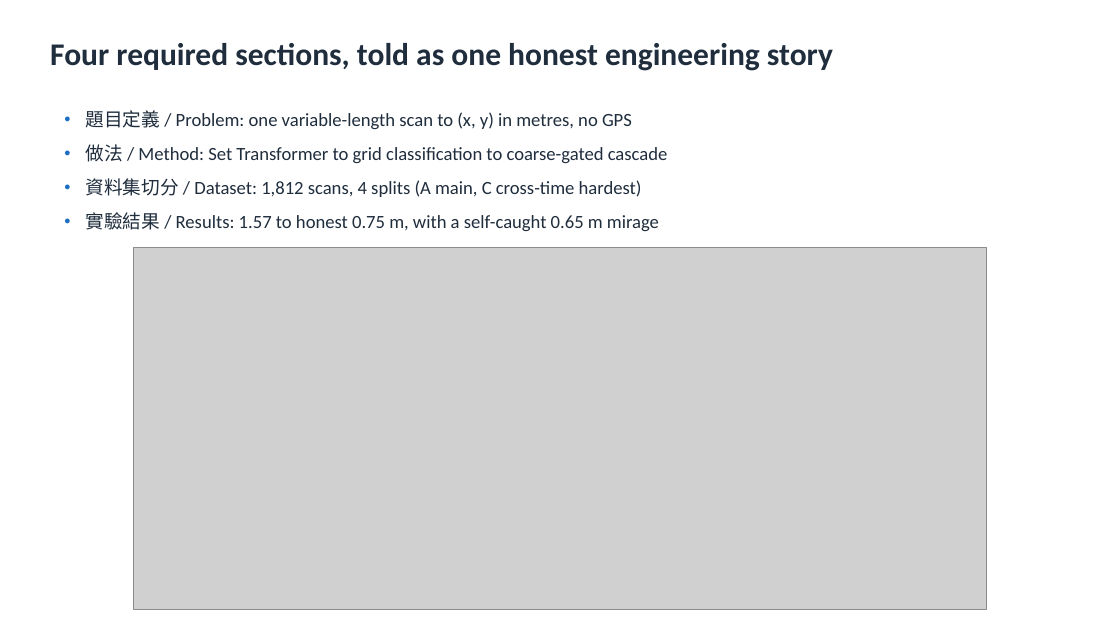
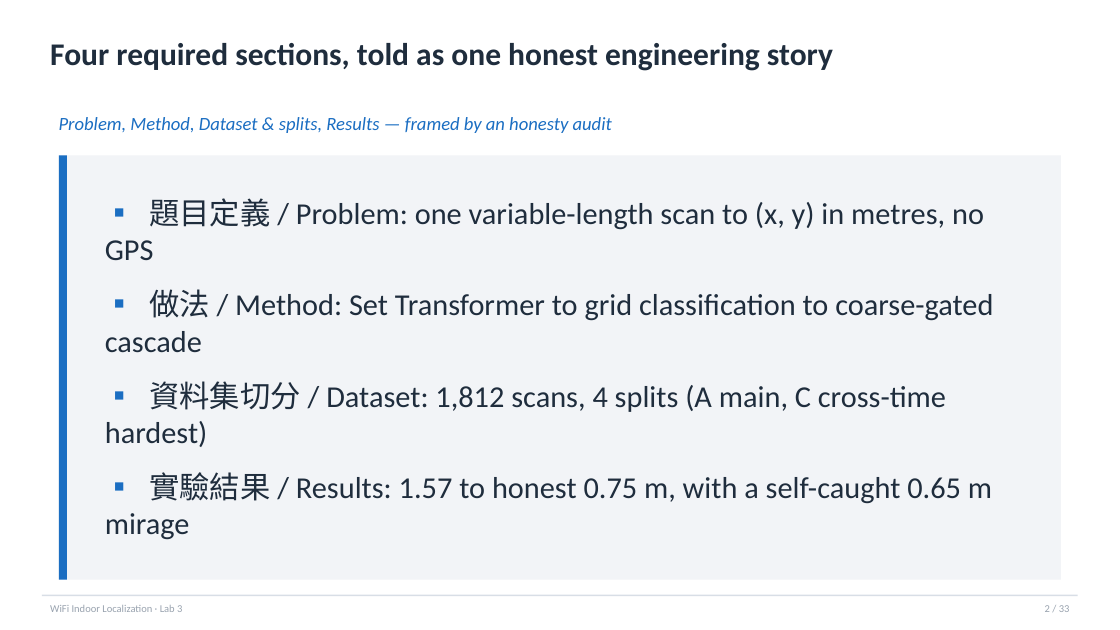
Before and after one commit to kmliy901054/cv2x-wifi-fingerprint, a slide deck: slide 2 of lab3/outputs/slides/lab3_presentation.pptx. Drawn at 1120x630 pixels with LibreOffice and Linux fonts; fonts in the diff are those of the drawing; grey boxes stand for pictures. Boxes give left, top, right and bottom in pixels: in the first picture for what was removed or moved away, otherwise in the second. Text is boxed around its words. In the diff, an @@ line names an element or a change of style, - is before the commit and + after.

```diff
--- a/lab3/outputs/slides/lab3_presentation.pptx
+++ b/lab3/outputs/slides/lab3_presentation.pptx
@@ text added at [59,117,612,133], 16 pt, text #1B6EC2, italic @@
+Problem, Method, Dataset & splits, Results — framed by an honesty audit
@@ rectangle added at [59,155,1061,580], fill #F2F4F7 @@
@@ rectangle added at [59,155,67,580], fill #1B6EC2 @@
@@ text at [105,198,993,540]: text changed; size 16 to 26 pt @@
-• 題目定義 / Problem: one variable-length scan to (x, y) in metres, no GPS
-• 做法 / Method: Set Transformer to grid classification to coarse-gated cascade
-• 資料集切分 / Dataset: 1,812 scans, 4 splits (A main, C cross-time hardest)
-• 實驗結果 / Results: 1.57 to honest 0.75 m, with a self-caught 0.65 m mirage
+▪ 題目定義 / Problem: one variable-length scan to (x, y) in metres, no GPS
+▪ 做法 / Method: Set Transformer to grid classification to coarse-gated cascade
+▪ 資料集切分 / Dataset: 1,812 scans, 4 splits (A main, C cross-time hardest)
+▪ 實驗結果 / Results: 1.57 to honest 0.75 m, with a self-caught 0.65 m mirage
@@ picture removed at [134,248,986,609] @@
@@ rectangle added at [42,595,1078,597], fill #D8DEE6 @@
@@ text added at [50,605,182,612], 9 pt, text #99A3AF @@
+WiFi Indoor Localization · Lab 3
@@ text added at [1045,605,1070,612], 9 pt, text #99A3AF @@
+2 / 33
```
Also in this commit, not shown: 21 other slides changed, 7 slides added.
